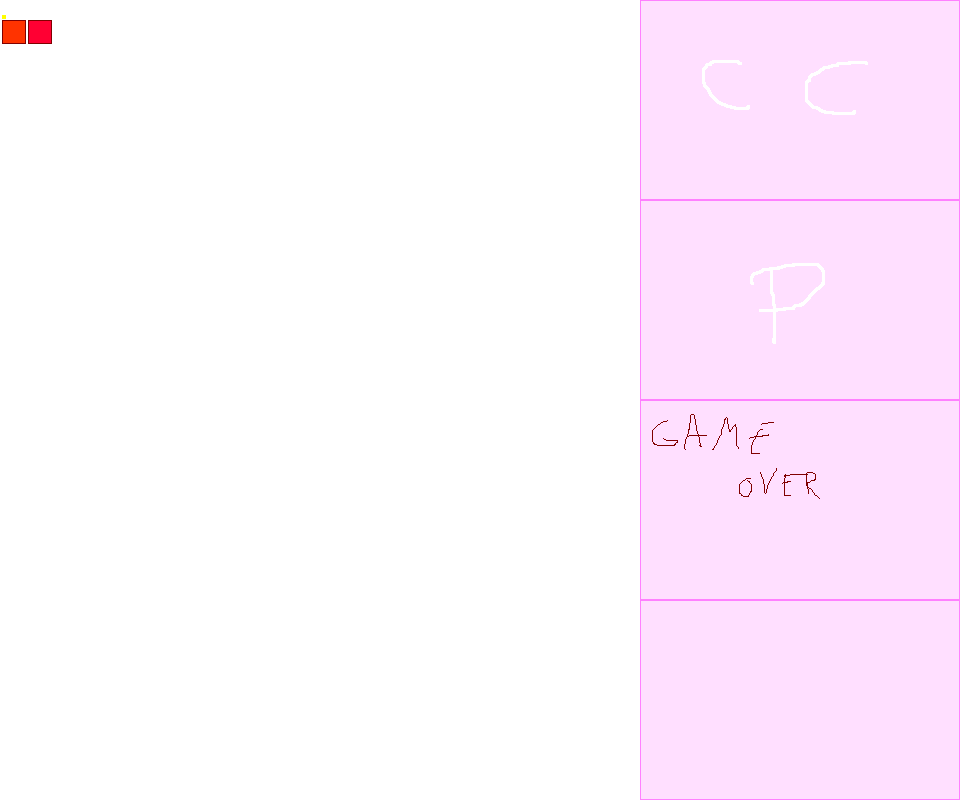
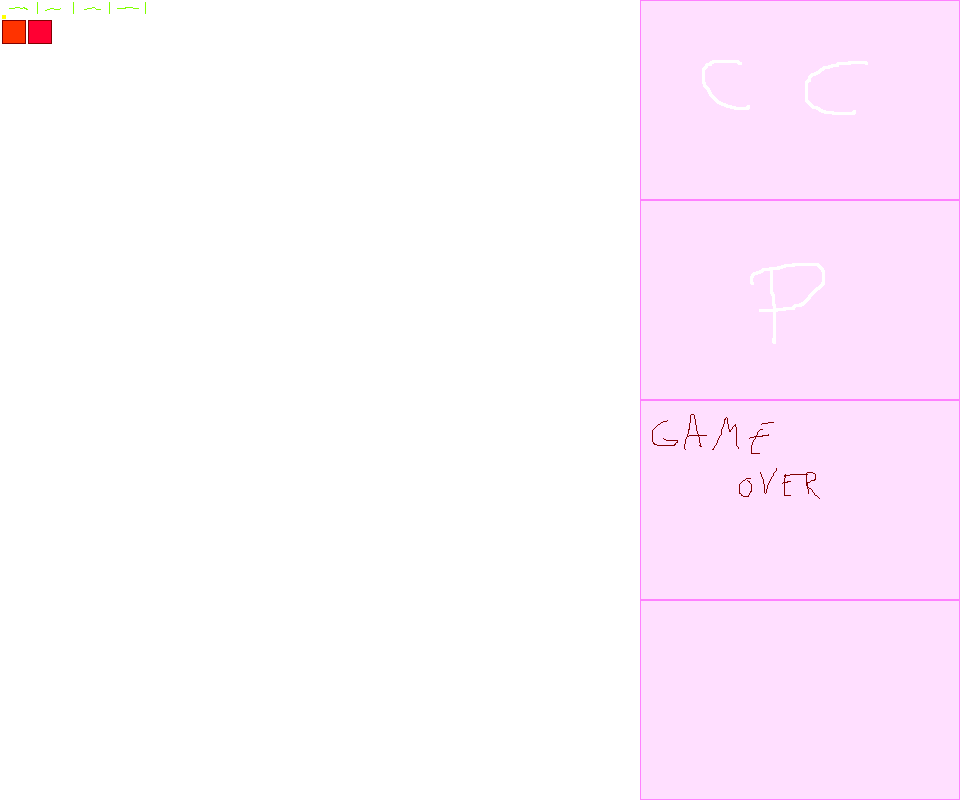
The second w=960, h=800 image is a revision of the first. Changes to its layers:
painted on "sprites" over [9, 2, 146, 14]
